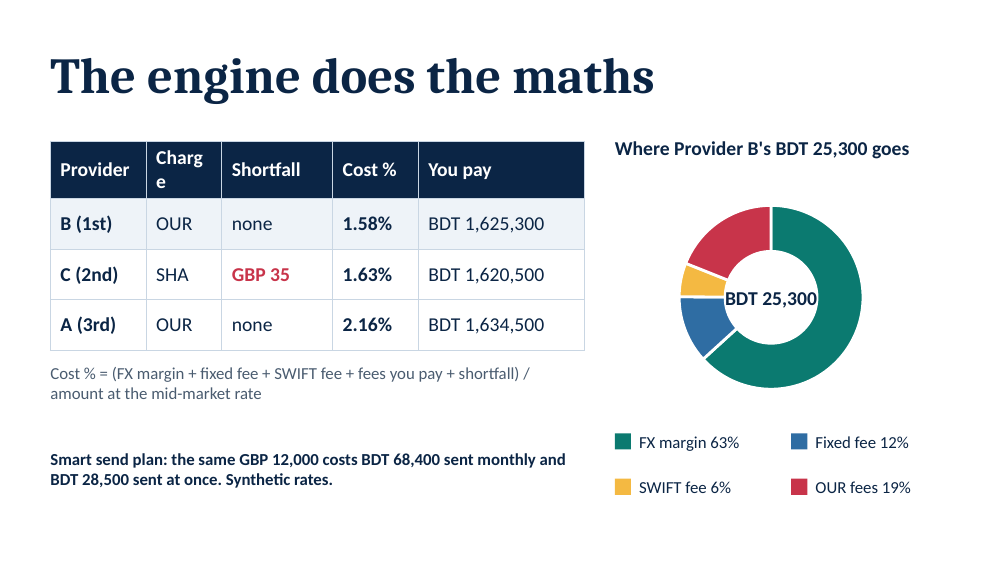
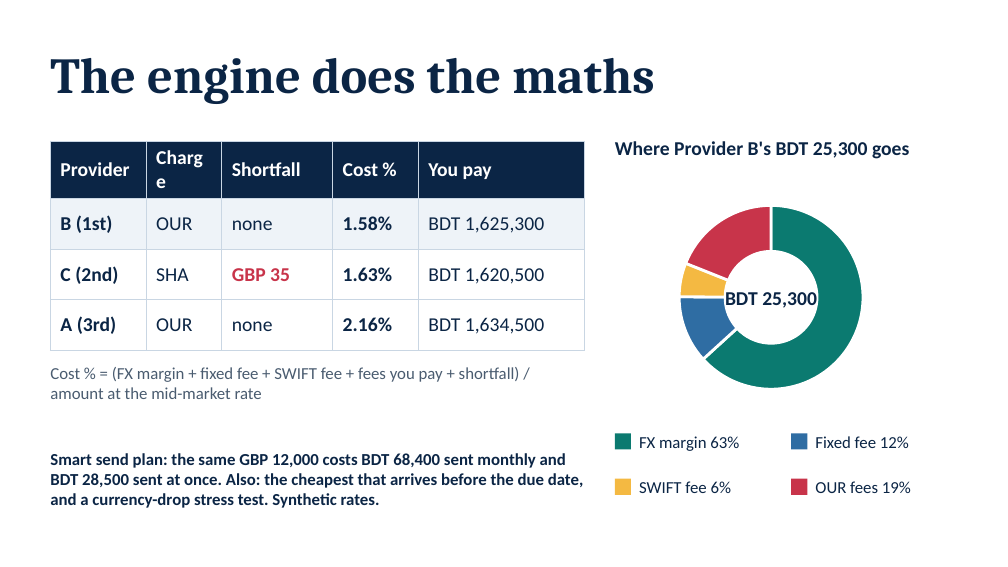
Before and after one commit to NoobCrow/StudyRoute, a slide deck: slide 6 of submission/StudyRoute_Deck.pptx. Drawn at 1008x567 pixels with LibreOffice and Linux fonts; fonts in the diff are those of the drawing. Boxes give left, top, right and bottom in pixels: in the first picture for what was removed or moved away, otherwise in the second. Text is boxed around its words. In the diff, an @@ line names an element or a change of style, - is before the commit and + after.

```diff
--- a/submission/StudyRoute_Deck.pptx
+++ b/submission/StudyRoute_Deck.pptx
@@ text at (50, 453, 584, 508): text changed @@
-Smart send plan: the same GBP 12,000 costs BDT 68,400 sent monthly and BDT 28,500 sent at once. Synthetic rates.
+Smart send plan: the same GBP 12,000 costs BDT 68,400 sent monthly and BDT 28,500 sent at once. Also: the cheapest that arrives before the due date, and a currency-drop stress test. Synthetic rates.
```
Also in this commit, not shown: 1 other slide changed, 43 other files.
